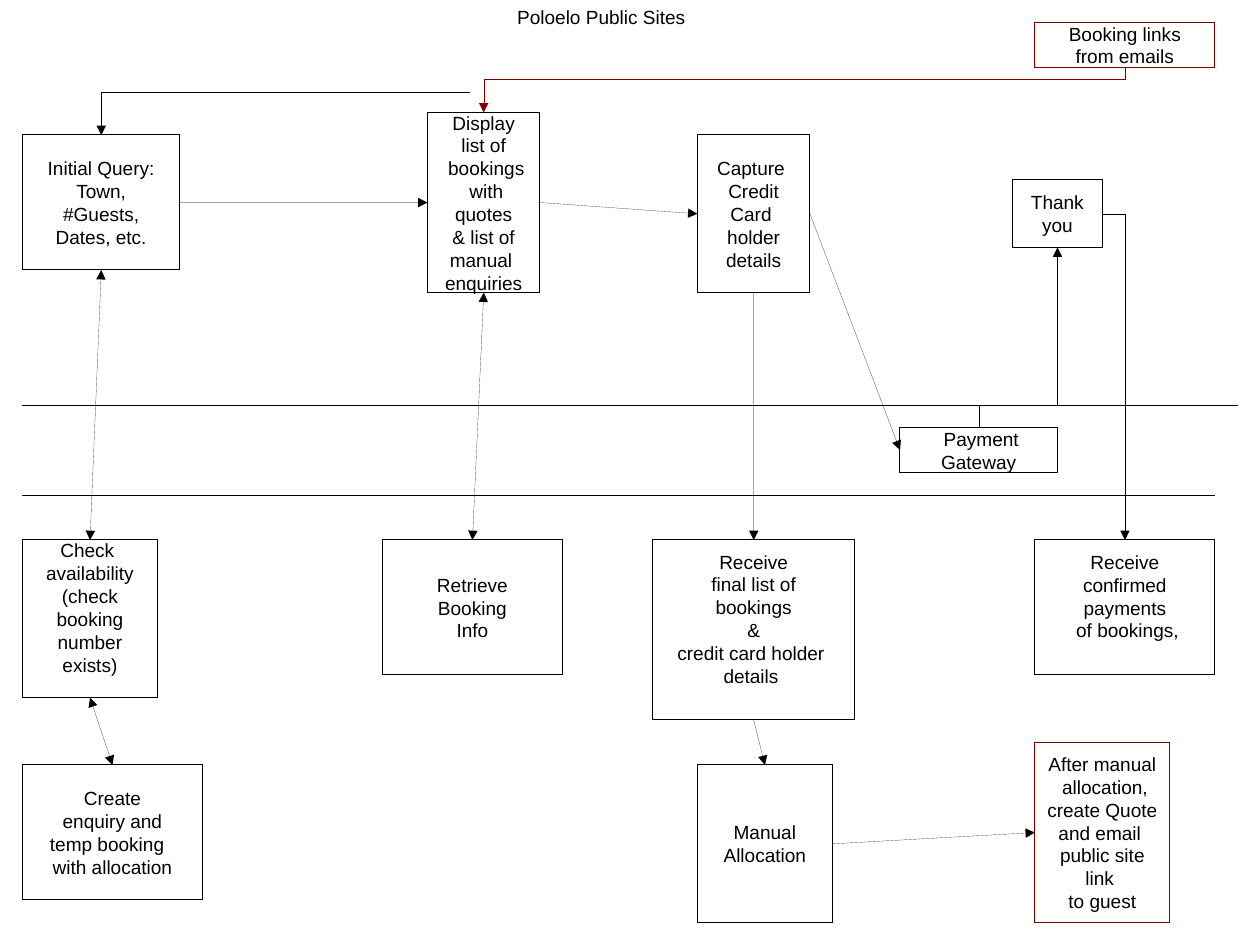
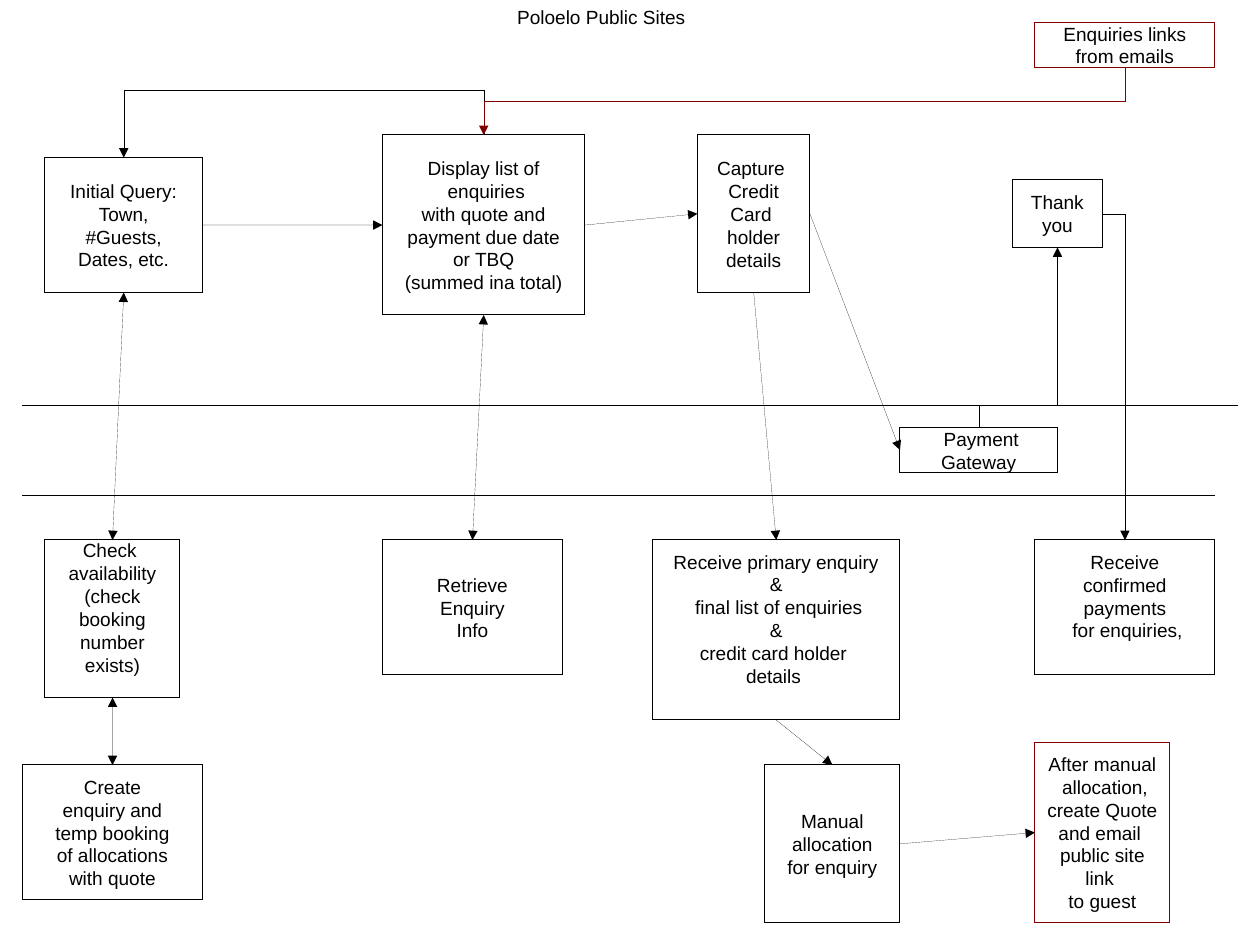
Before and after one commit to mikejmets/polokelo-bookings, a slide deck: slide 1 of docs/inter-site-requests-flow.odp. Drawn at 1260x945 pixels with LibreOffice and Linux fonts; fonts in the diff are those of the drawing. Boxes give left, top, right and bottom in pixels: in the first picture for what was removed or moved away, otherwise in the second. Text is boxed around its words. In the diff, an @@ line names an element or a change of style, - is before the commit and + after.

```diff
--- a/docs/inter-site-requests-flow.odp
+++ b/docs/inter-site-requests-flow.odp
@@ text in rectangle at bbox=[1063, 27, 1186, 45]: text changed @@
-Booking links
+Enquiries links
@@ elbow arrow moved from (1125, 67) - (484, 112) to (1125, 67) - (484, 135) @@
@@ elbow arrow moved from (471, 91) - (102, 135) to (484, 135) - (123, 158) @@
@@ rectangle "Display list of": place and size @@
-rectangle "Display list of" at bbox=[428, 112, 540, 292]
+rectangle "Display list of" at bbox=[383, 135, 585, 314]
@@ rectangle "Initial Query:": place and size @@
-rectangle "Initial Query:" at bbox=[23, 135, 181, 270]
+rectangle "Initial Query:" at bbox=[45, 158, 202, 293]
@@ text in rectangle at bbox=[428, 161, 540, 179]: text changed @@
-Display
-list of
-bookings
-with quotes
-& list of
-manual
+Display list of
@@ text in rectangle at bbox=[405, 207, 562, 293]: paragraphs added @@
+with quote and
+payment due date
+or TBQ
+(summed ina total)
@@ arrow moved from (180, 202) - (428, 202) to (202, 225) - (383, 225) @@
@@ arrow moved from (540, 202) - (697, 214) to (585, 225) - (697, 214) @@
@@ double arrow moved from (90, 540) - (102, 270) to (112, 540) - (123, 293) @@
@@ arrow moved from (753, 293) - (753, 540) to (753, 293) - (776, 540) @@
@@ double arrow moved from (484, 293) - (472, 540) to (484, 316) - (472, 540) @@
@@ rectangle "Check": place and size @@
-rectangle "Check" at bbox=[23, 540, 158, 697]
+rectangle "Check" at bbox=[45, 540, 180, 697]
@@ rectangle "Receive primary enquiry": place and size @@
-rectangle "Receive primary enquiry" at bbox=[653, 540, 855, 719]
+rectangle "Receive primary enquiry" at bbox=[653, 540, 901, 719]
@@ text in rectangle at bbox=[673, 555, 878, 618]: text changed @@
-Receive
-final list of
-bookings
+Receive primary enquiry
+&
+final list of enquiries
@@ text in rectangle at bbox=[440, 601, 504, 619]: text changed @@
-Booking
+Enquiry
@@ text in rectangle at bbox=[1072, 623, 1182, 641]: text changed @@
-of bookings,
+for enquiries,
@@ double arrow moved from (112, 765) - (90, 697) to (112, 765) - (112, 697) @@
@@ arrow moved from (753, 720) - (765, 765) to (776, 720) - (832, 765) @@
@@ rectangle "Manual": place and size @@
-rectangle "Manual" at bbox=[697, 765, 832, 923]
+rectangle "Manual" at bbox=[765, 765, 900, 923]
@@ text in rectangle at bbox=[787, 837, 877, 878]: text changed @@
-Allocation
+allocation
+for enquiry
@@ arrow moved from (832, 844) - (1036, 832) to (900, 844) - (1036, 832) @@
@@ text in rectangle at bbox=[57, 848, 168, 889]: text changed @@
-with allocation
+of allocations
+with quote
```
Also in this commit, not shown: 1 other file.
